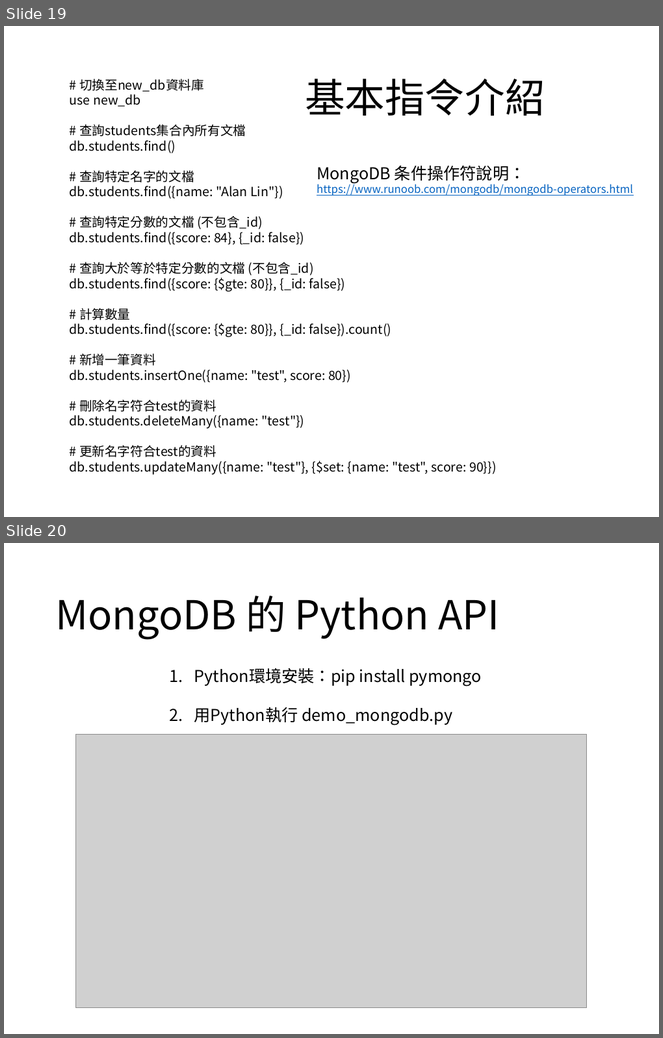
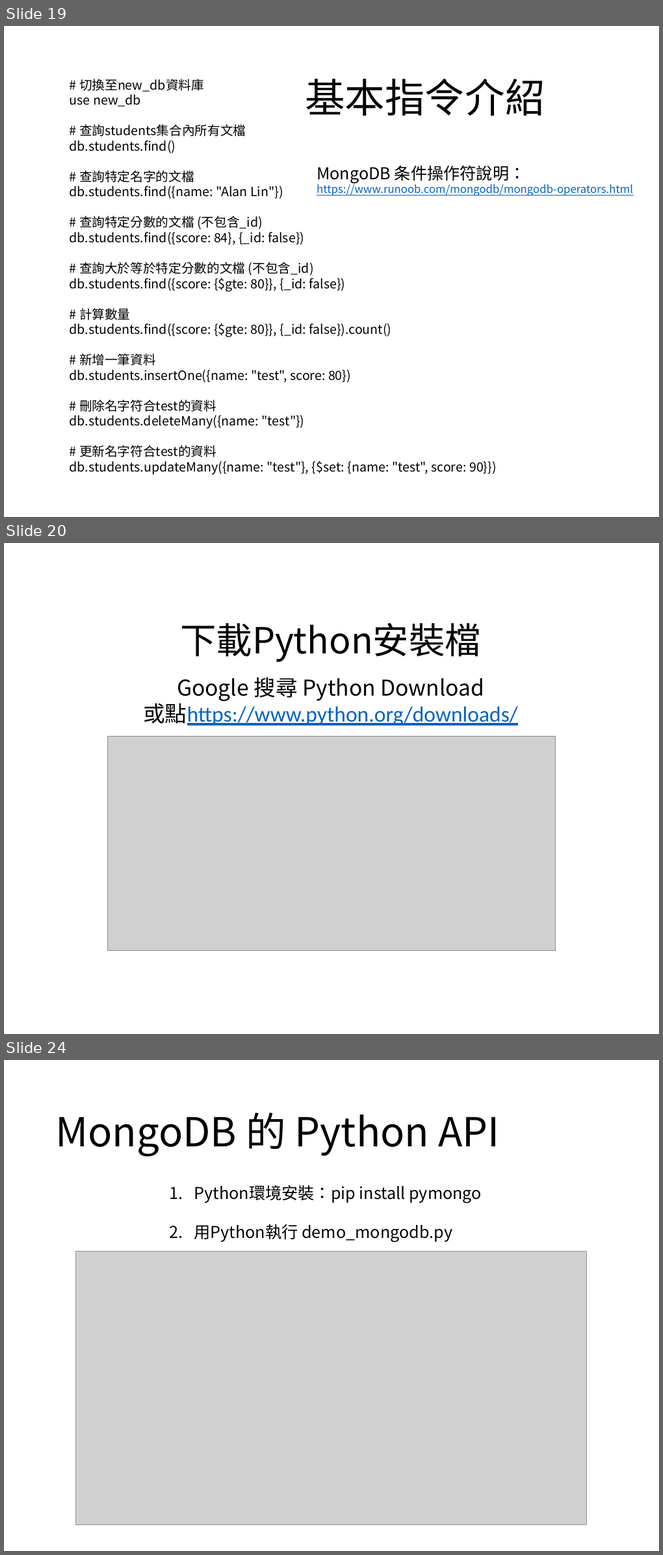
Before and after one commit to kkldream/WebAPI-MongoDB-Flask-basic-tutorial, a slide deck: MongoDB資料庫-基礎教學.pptx. Shown one above the other, each under a label of ours: slides 19 and 20 before the commit, slides 19, 20 and 24 after it; the slides between them are not shown. The pictures are 663x1038 and 663x1555 pixels, drawn with LibreOffice and Linux fonts; fonts in the diff are those of the drawing; grey boxes stand for pictures. Boxes give left, top, right and bottom in pixels: in the first picture for what was removed or moved away, otherwise in the second. Text is boxed around its words. In the diff, an @@ line names an element or a change of style, - is before the commit and + after.

```diff
--- a/MongoDB資料庫-基礎教學.pptx
+++ b/MongoDB資料庫-基礎教學.pptx
@@ slide 20 added at [4,543,659,1034], background #FFFFFF @@
@@ title added at [180,623,481,662], 39.6 pt, text #000000 @@
+下載Python安裝檔
@@ text added at [143,677,518,726], 24 pt, text #0563C1, underline @@
+Google 搜尋 Python Download
+或點https://www.python.org/downloads/
@@ picture added at [107,736,556,951] @@
@@ what was slide 20 is now slide 24 @@
```
Also in this commit, not shown: 4 other slides added, 1 slide removed.
